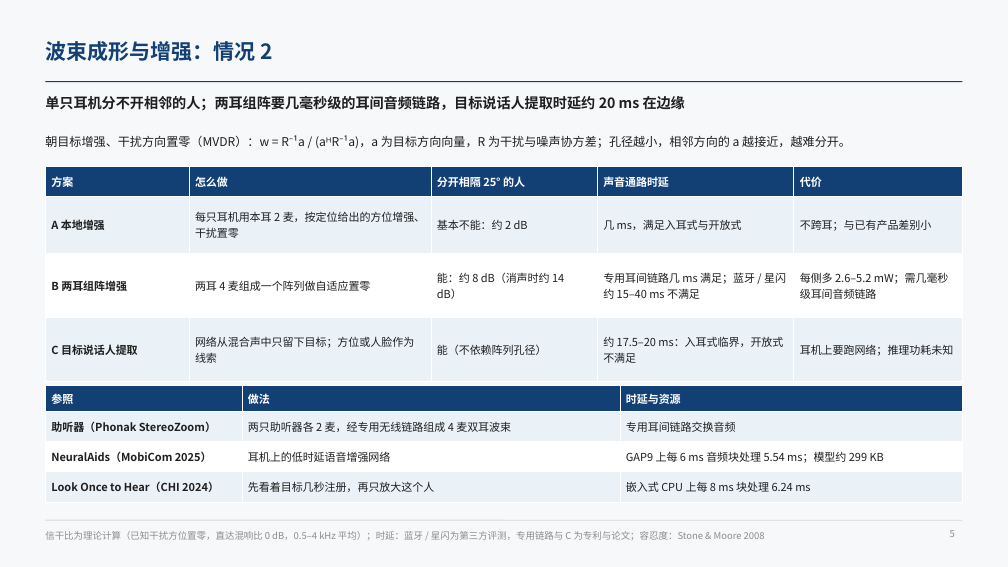
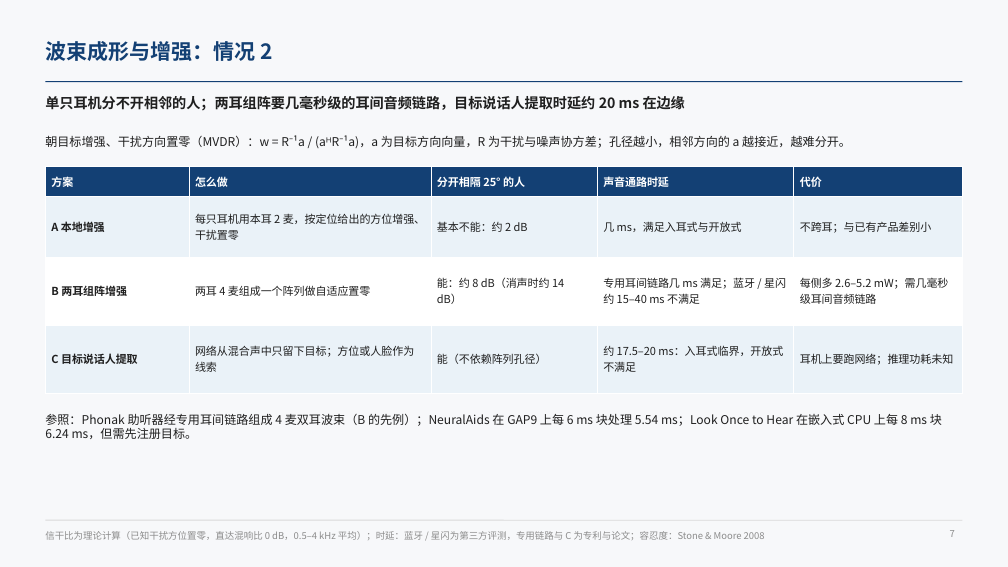
Before and after one commit to ZeroFoxxi/ssl-scene1, a slide deck: slide 7 of 02_耳机声源定位/耳机摄像头听觉辅助_声源定位与波束成形技术总结.pptx (slide 5 before the commit). Drawn at 1008x567 pixels with LibreOffice and Linux fonts; fonts in the diff are those of the drawing. Boxes give left, top, right and bottom in pixels: in the first picture for what was removed or moved away, otherwise in the second. Text is boxed around its words. In the diff, an @@ line names an element or a change of style, - is before the commit and + after.

```diff
--- a/02_耳机声源定位/耳机摄像头听觉辅助_声源定位与波束成形技术总结.pptx
+++ b/02_耳机声源定位/耳机摄像头听觉辅助_声源定位与波束成形技术总结.pptx
@@ table resized from (x1=45, y1=166, x2=963, y2=367) to (x1=45, y1=166, x2=963, y2=376) @@
@@ table removed at (x1=45, y1=386, x2=963, y2=496), 4 rows, 3 columns @@
-参照 | 做法 | 时延与资源
-助听器（Phonak StereoZoom） | 两只助听器各 2 麦，经专用无线链路组成 4 麦双耳波束 | 专用耳间链路交换音频
-NeuralAids（MobiCom 2025） | 耳机上的低时延语音增强网络 | GAP9 上每 6 ms 音频块处理 5.54 ms；模型约 299 KB
-Look Once to Hear（CHI 2024） | 先看着目标几秒注册，再只放大这个人 | 嵌入式 CPU 上每 8 ms 块处理 6.24 ms
@@ text added at (x1=45, y1=414, x2=942, y2=439), 11.5 pt, text #1F1F1F @@
+参照：Phonak 助听器经专用耳间链路组成 4 麦双耳波束（B 的先例）；NeuralAids 在 GAP9 上每 6 ms 块处理 5.54 ms；Look Once to Hear 在嵌入式 CPU 上每 8 ms 块 6.24 ms，但需先注册目标。
@@ page number at (x1=950, y1=530, x2=955, y2=537): text changed @@
-5
+7
```
Also in this commit, not shown: 3 other slides changed, 2 slides added, 3 other files.
